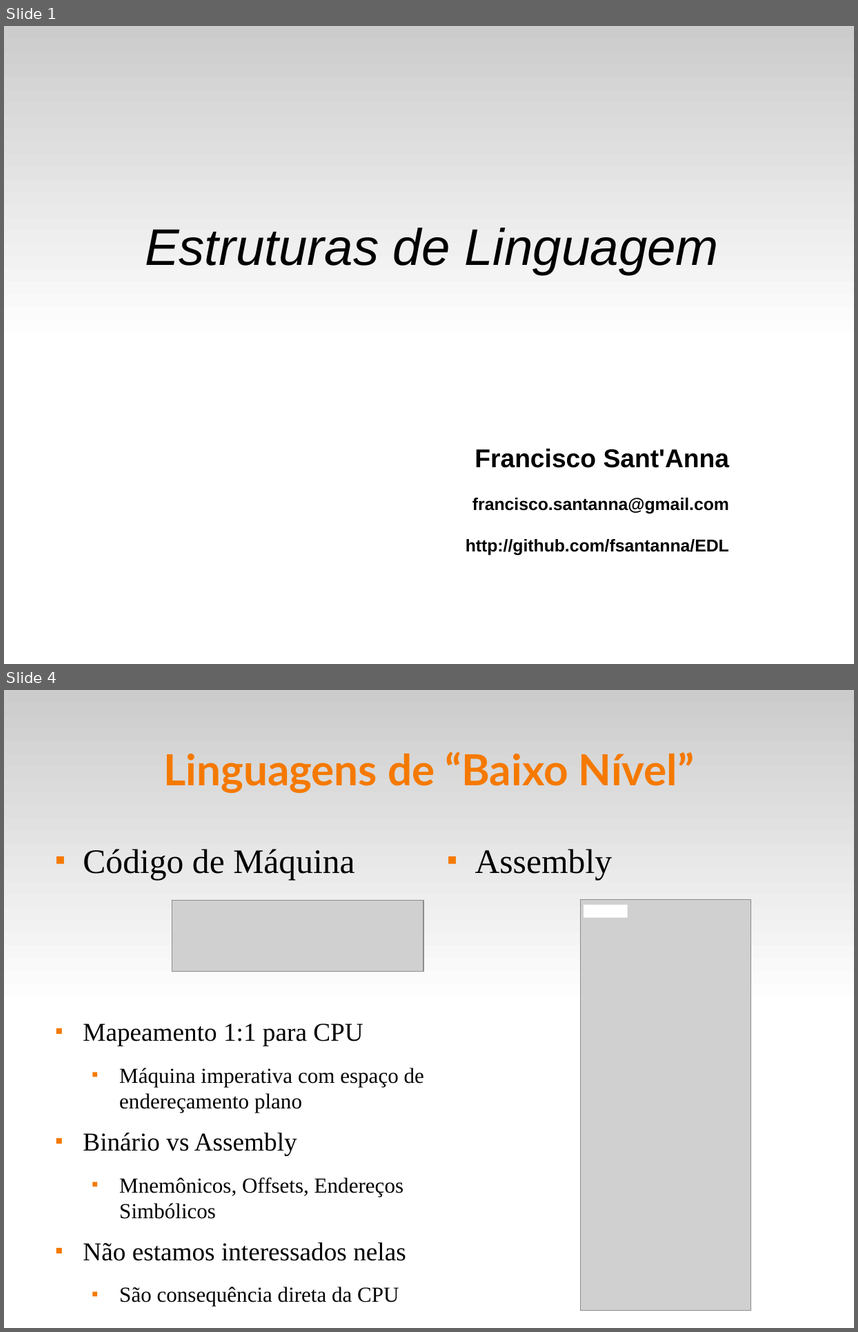
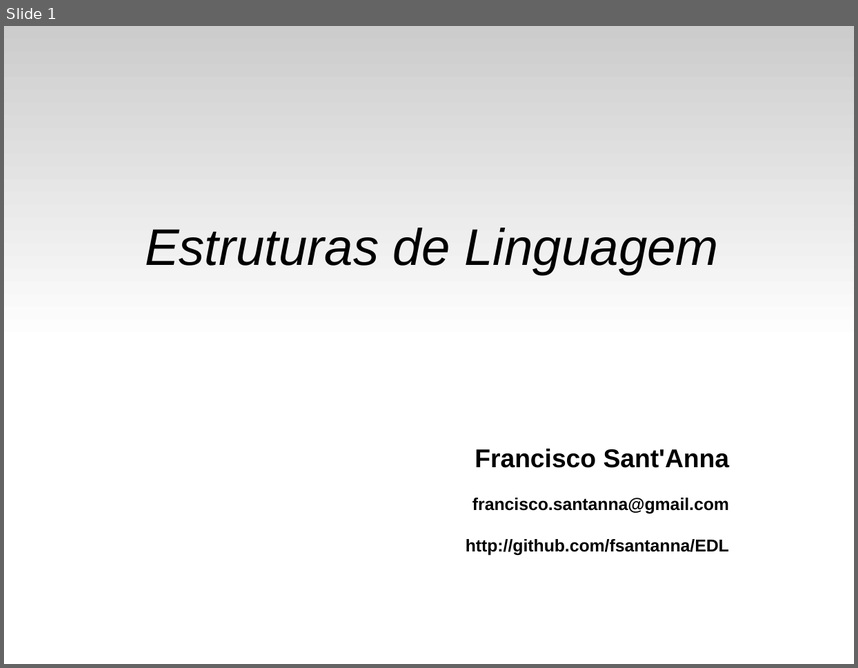
Before and after one commit to fsantanna-uerj/EDL, a slide deck: slides/edl-02.odp. Shown one above the other, each under a label of ours: slides 1 and 4 before the commit, slide 1 after it; the slides between them are not shown. The pictures are 858x1332 and 858x668 pixels, drawn with LibreOffice and Linux fonts; fonts in the diff are those of the drawing; grey boxes stand for pictures. Boxes give left, top, right and bottom in pixels: in the first picture for what was removed or moved away, otherwise in the second. Text is boxed around its words. In the diff, an @@ line names an element or a change of style, - is before the commit and + after.

```diff
--- a/slides/edl-02.odp
+++ b/slides/edl-02.odp
@@ slide 4 removed at [4,690,854,1328], background #FFFFFF; not listed: 1 template element that a slide beside it also shows @@
@@ title removed at [164,751,694,793] @@
-Linguagens de “Baixo Nível”
@@ text removed at [83,849,355,880] @@
-■ Código de Máquina
@@ text removed at [475,849,613,880] @@
-■ Assembly
@@ picture removed at [172,900,424,972] @@
@@ picture removed at [581,899,751,1310] @@
@@ rectangle removed at [584,905,628,918] @@
@@ text removed at [83,1023,424,1305] @@
-■ Mapeamento 1:1 para CPU
-  ■ Máquina imperativa com espaço de endereçamento plano
-■ Binário vs Assembly
-  ■ Mnemônicos, Offsets, Endereços Simbólicos
-■ Não estamos interessados nelas
-  ■ São consequência direta da CPU
```
Also in this commit, not shown: 3 slides added, 9 other slides removed, 5 other files.
